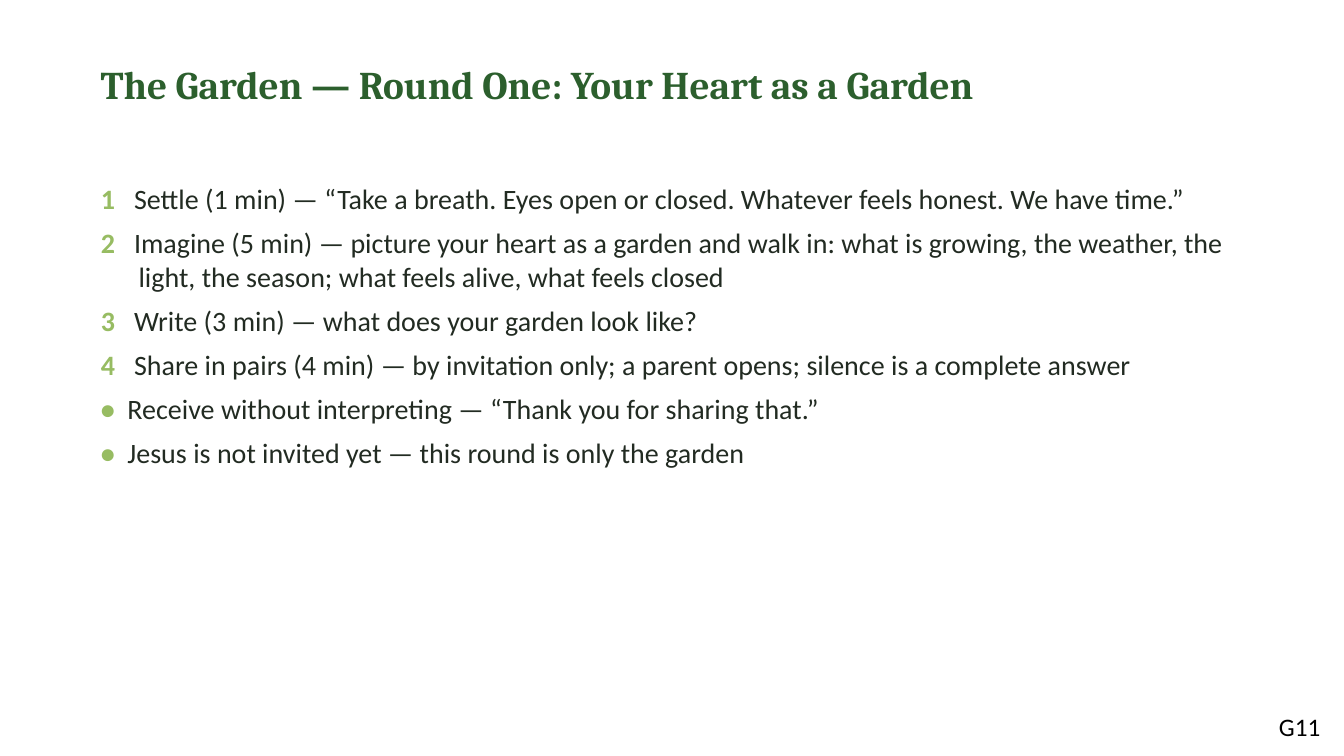
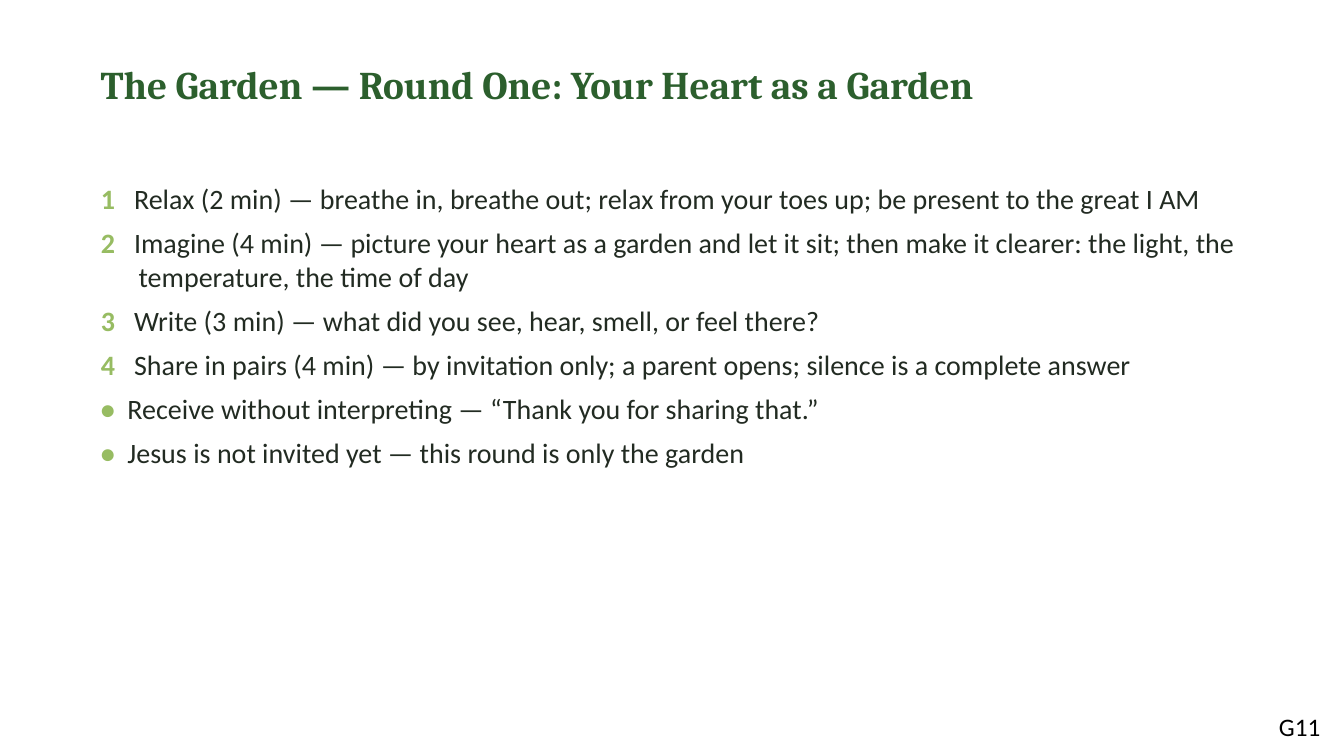
Before and after one commit to jgtittle-ministries/fellowship-of-the-heart-pilot-at-cca-dev, a slide deck: slide 11 of _implementation-notes/evening-series/FotH Evening Session 9-10 Combined Slides DRAFT v1.pptx. Drawn at 1344x756 pixels with LibreOffice and Linux fonts; fonts in the diff are those of the drawing. Boxes give left, top, right and bottom in pixels: in the first picture for what was removed or moved away, otherwise in the second. Text is boxed around its words. In the diff, an @@ line names an element or a change of style, - is before the commit and + after.

```diff
--- a/_implementation-notes/evening-series/FotH Evening Session 9-10 Combined Slides DRAFT v1.pptx
+++ b/_implementation-notes/evening-series/FotH Evening Session 9-10 Combined Slides DRAFT v1.pptx
@@ text at [101,188,1234,336]: text changed @@
-1 Settle (1 min) — “Take a breath. Eyes open or closed. Whatever feels honest. We have time.”
-2 Imagine (5 min) — picture your heart as a garden and walk in: what is growing, the weather, the light, the season; what feels alive, what feels closed
-3 Write (3 min) — what does your garden look like?
+1 Relax (2 min) — breathe in, breathe out; relax from your toes up; be present to the great I AM
+2 Imagine (4 min) — picture your heart as a garden and let it sit; then make it clearer: the light, the temperature, the time of day
+3 Write (3 min) — what did you see, hear, smell, or feel there?
```
Also in this commit, not shown: 5 other slides changed, 5 other files.
